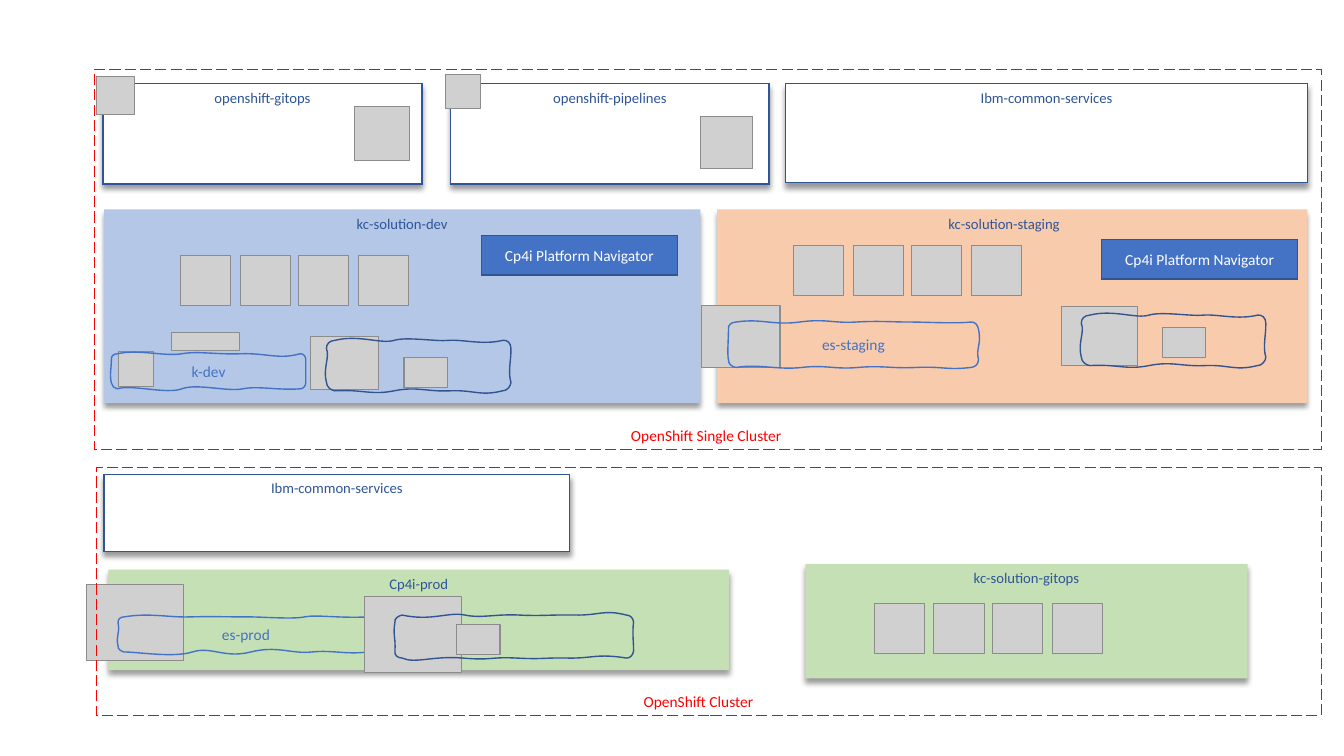
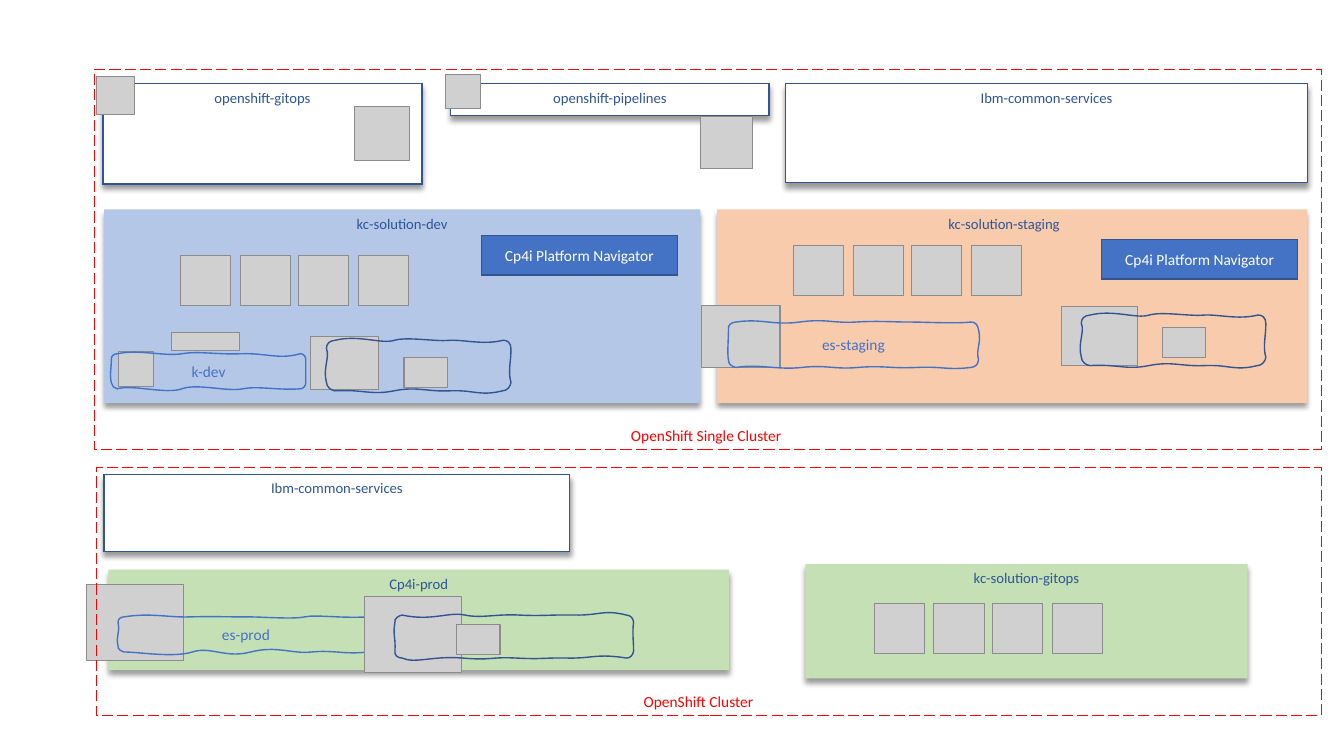
Before and after one commit to ibm-cloud-architecture/refarch-kc-gitops, a slide deck: slide 1 of docs/KC-GitOps.pptx. Drawn at 1344x756 pixels with LibreOffice and Linux fonts; fonts in the diff are those of the drawing; grey boxes stand for pictures. Boxes give left, top, right and bottom in pixels: in the first picture for what was removed or moved away, otherwise in the second. Text is boxed around its words. In the diff, an @@ line names an element or a change of style, - is before the commit and + after.

```diff
--- a/docs/KC-GitOps.pptx
+++ b/docs/KC-GitOps.pptx
@@ rectangle "openshift-pipelines": place and size @@
-rectangle "openshift-pipelines" at [451,84,769,185]
+rectangle "openshift-pipelines" at [451,84,769,116]
```
Also in this commit, not shown: 1 other file.
